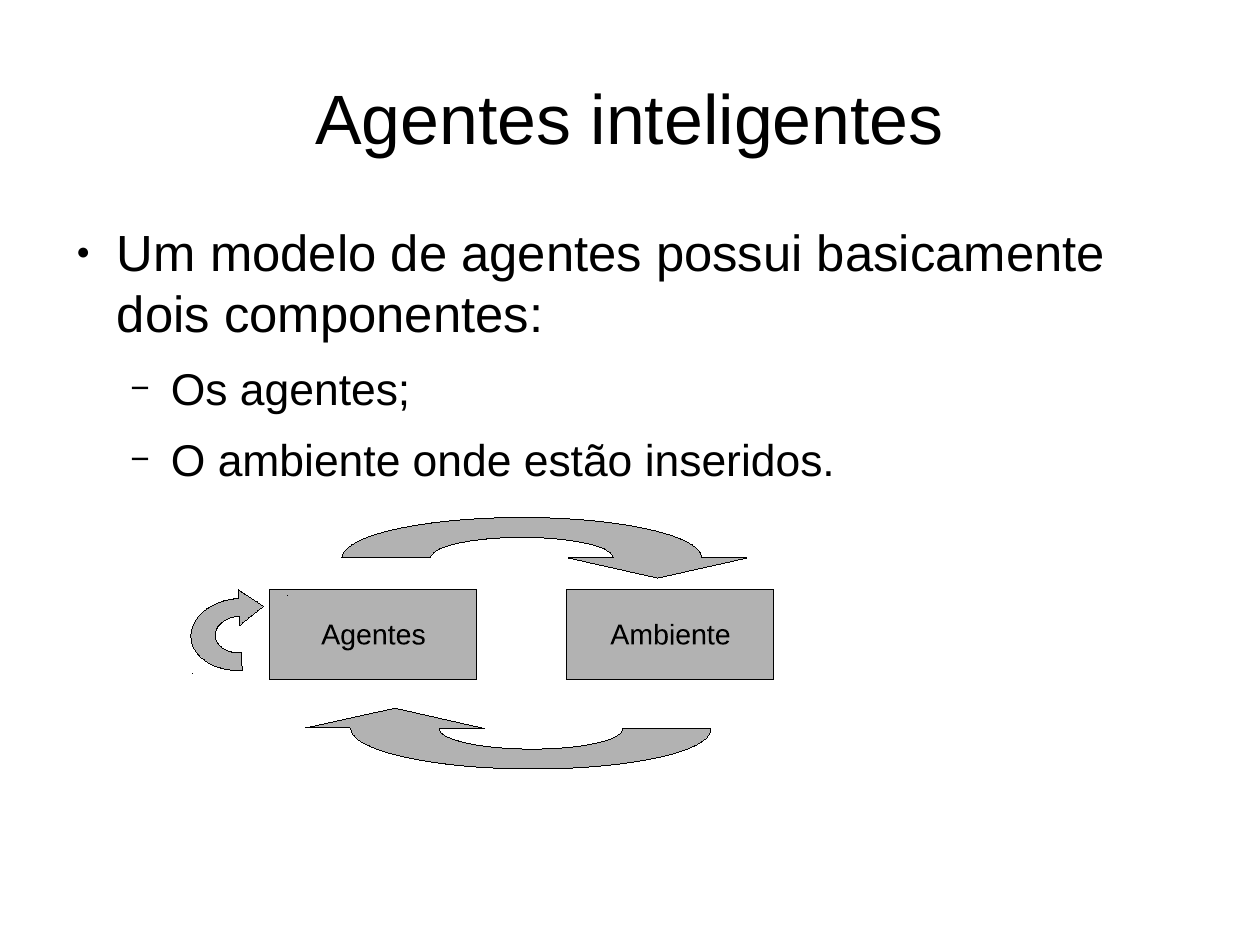
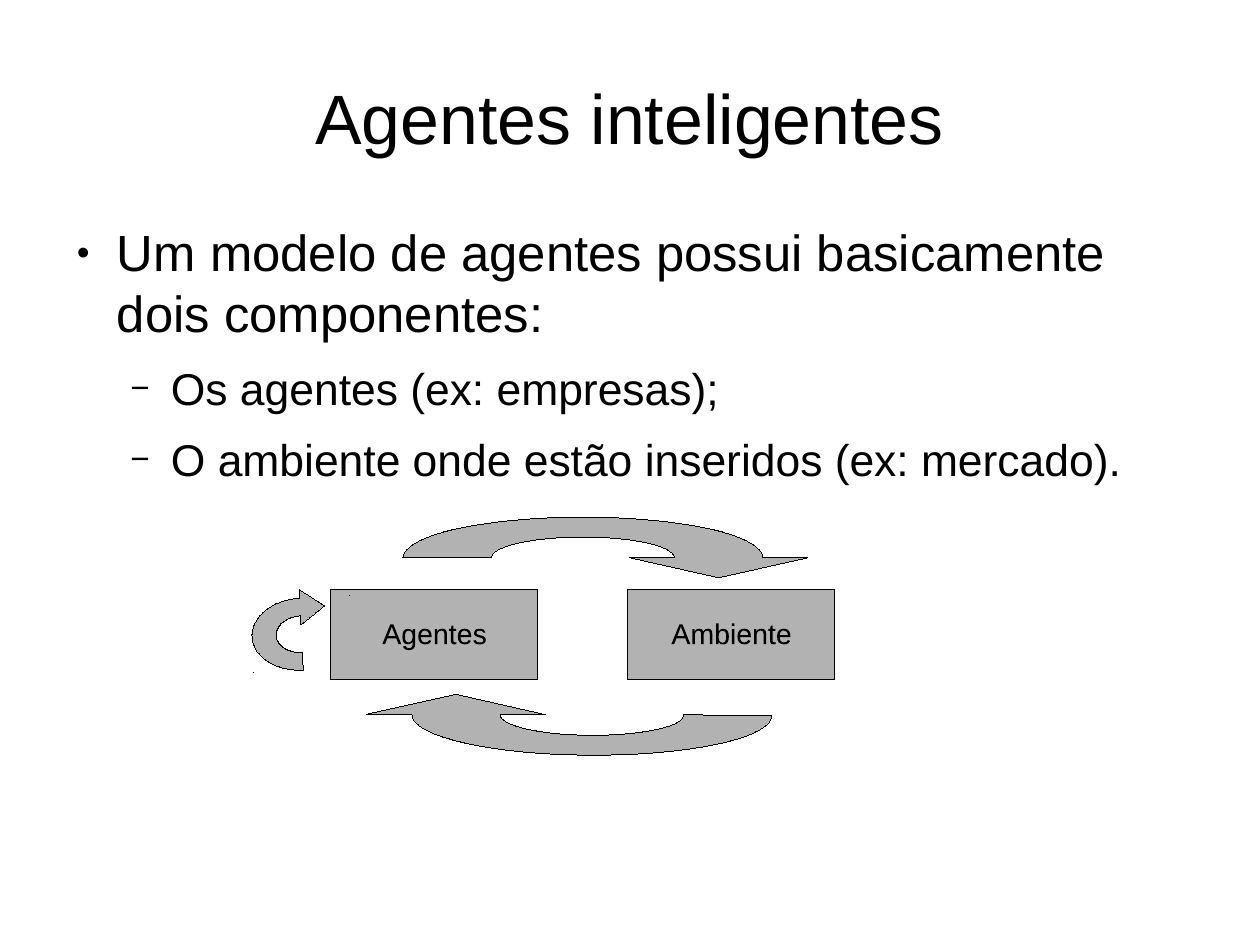
Before and after one commit to alexbprr/agent_modelling, a slide deck: slide 11 of Apresentacao_Marluvas/Marluvas_apresentacao_v2.odp. Drawn at 1260x945 pixels with LibreOffice and Linux fonts; fonts in the diff are those of the drawing. Boxes give left, top, right and bottom in pixels: in the first picture for what was removed or moved away, otherwise in the second. Text is boxed around its words. In the diff, an @@ line names an element or a change of style, - is before the commit and + after.

```diff
--- a/Apresentacao_Marluvas/Marluvas_apresentacao_v2.odp
+++ b/Apresentacao_Marluvas/Marluvas_apresentacao_v2.odp
@@ text at <box>171,372,1121,486</box>: text changed @@
-  − Os agentes;
-  − O ambiente onde estão inseridos.
+  − Os agentes (ex: empresas);
+  − O ambiente onde estão inseridos (ex: mercado).
@@ 19 freeform shapes: place and size @@
-19 freeform shapes at <box>191,518,774,680</box>
+19 freeform shapes at <box>252,517,835,679</box>
@@ freeform shape: place and size @@
-freeform shape at <box>351,688,711,770</box>
+freeform shape at <box>411,674,772,756</box>
```
Also in this commit, not shown: 3 other slides changed, 2 slides added.
